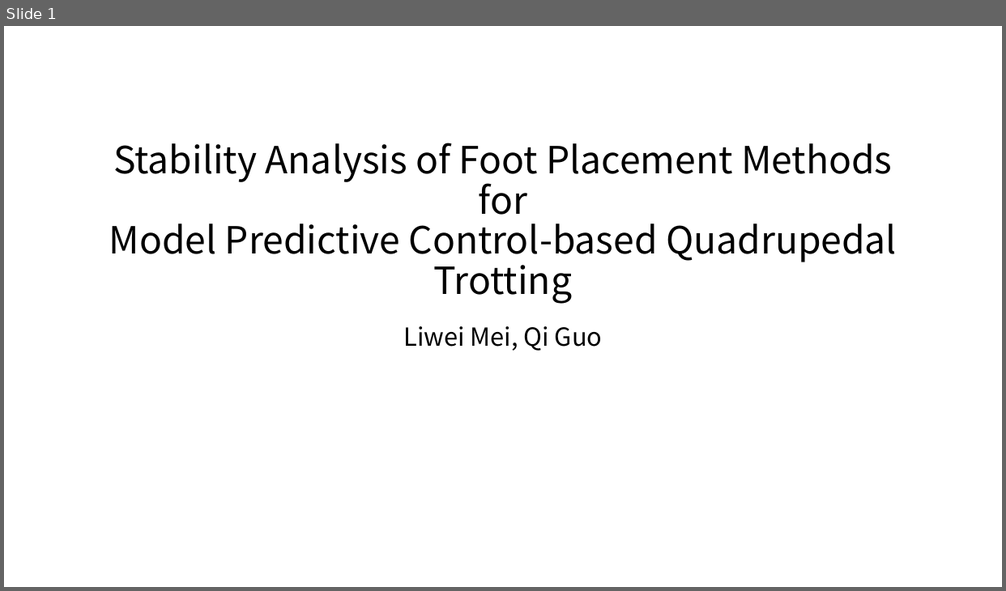
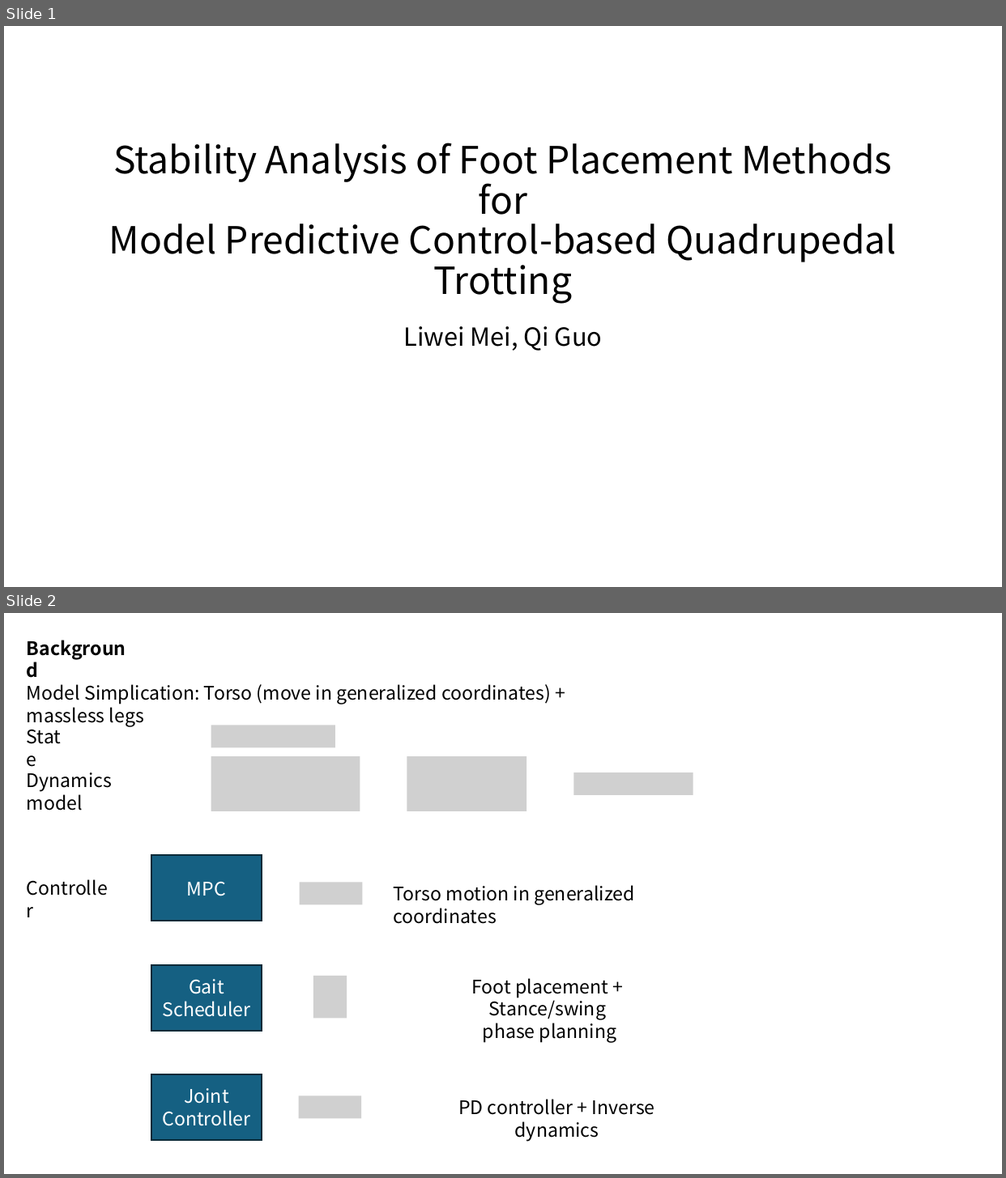
Before and after one commit to Meilili031010/locomotion-dynamics, a slide deck: pre.pptx. Shown one above the other, each under a label of ours: slide 1 before the commit, slides 1 and 2 after it. The pictures are 1006x591 and 1006x1178 pixels, drawn with LibreOffice and Linux fonts; fonts in the diff are those of the drawing; grey boxes stand for pictures. Boxes give left, top, right and bottom in pixels: in the first picture for what was removed or moved away, otherwise in the second. Text is boxed around its words. In the diff, an @@ line names an element or a change of style, - is before the commit and + after.

```diff
--- a/pre.pptx
+++ b/pre.pptx
@@ slide 2 added at (4, 613, 1002, 1174), background #FFFFFF @@
@@ text added at (19, 633, 138, 663), 18 pt, text #000000, bold @@
+Background
@@ text added at (27, 684, 551, 726), 18 pt, text #000000 @@
+Model Simplication: Torso (move in generalized coordinates) + massless legs
@@ text added at (19, 722, 75, 752), 18 pt, text #000000 @@
+State
@@ picture added at (211, 726, 335, 747) @@
@@ picture added at (211, 756, 360, 812) @@
@@ picture added at (407, 756, 526, 812) @@
@@ text added at (27, 773, 112, 811), 18 pt, text #000000 @@
+Dynamics model
@@ picture added at (573, 773, 692, 795) @@
@@ rectangle added at (151, 855, 262, 922), fill #156082, outline #092A39 1.5 pt, 18 pt, text #FFFFFF @@
+MPC
@@ picture added at (300, 883, 363, 905) @@
@@ text added at (394, 885, 634, 924), 18 pt, text #000000 @@
+Torso motion in generalized coordinates
@@ rectangle added at (151, 965, 262, 1032), fill #156082, outline #092A39 1.5 pt, 18 pt, text #FFFFFF @@
+Gait Scheduler
@@ picture added at (313, 976, 347, 1019) @@
@@ text added at (472, 978, 616, 1043), 18 pt, text #000000 @@
+Foot placement + Stance/swing
+phase planning
@@ rectangle added at (151, 1075, 262, 1141), fill #156082, outline #092A39 1.5 pt, 18 pt, text #FFFFFF @@
+Joint
+Controller
@@ picture added at (299, 1097, 362, 1119) @@
@@ text added at (162, 1110, 250, 1127), 18 pt, text #000000 @@
+Controller
@@ text added at (458, 1101, 655, 1141), 18 pt, text #000000 @@
+PD controller + Inverse dynamics
```
Also in this commit, not shown: 6 other slides added, 1 slide removed.
